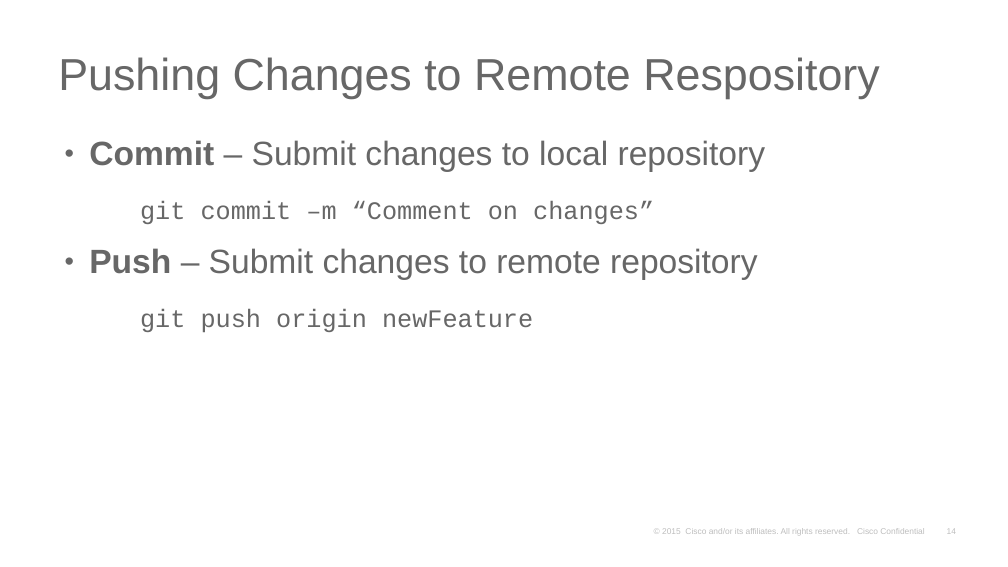
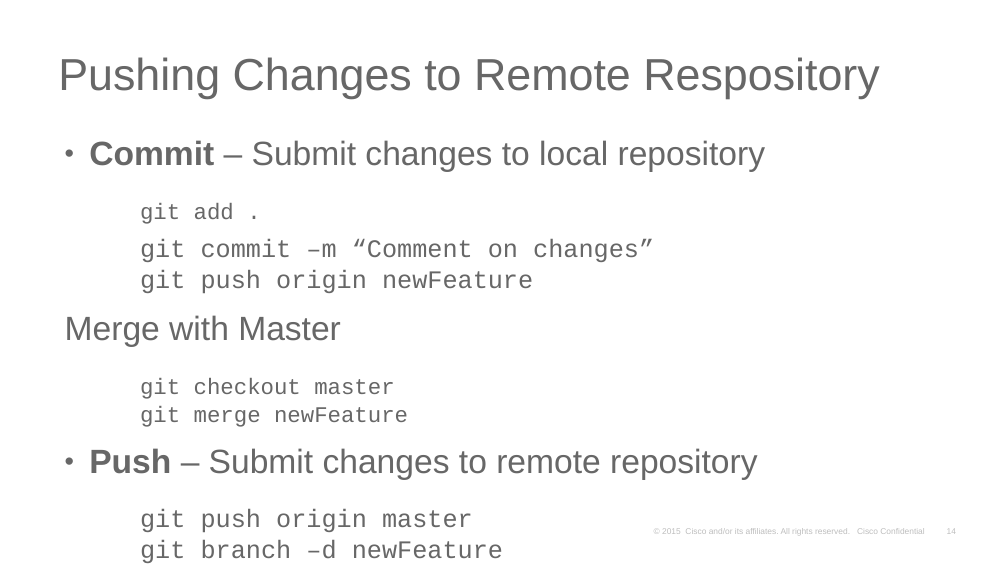
Before and after one commit to rgstephens/apiclab, a slide deck: slide 14 of github.pptx. Drawn at 1008x567 pixels with LibreOffice and Linux fonts; fonts in the diff are those of the drawing; background and template pictures are left out. Boxes give left, top, right and bottom in pixels: in the first picture for what was removed or moved away, otherwise in the second. Text is boxed around its words. In the diff, an @@ line names an element or a change of style, - is before the commit and + after.

Commit message:
Updated powerpoint

```diff
--- a/github.pptx
+++ b/github.pptx
@@ text at [65, 203, 654, 427]: text changed @@
-  git commit –m “Comment on changes”
+  git add .
+  git commit –m “Comment on changes”
+  git push origin newFeature
+  Merge with Master
+  git checkout master
+  git merge newFeature
@@ text at [140, 509, 503, 563]: text changed @@
-  git push origin newFeature
+  git push origin master
+  git branch –d newFeature
```
Also in this commit, not shown: 3 other slides changed.
